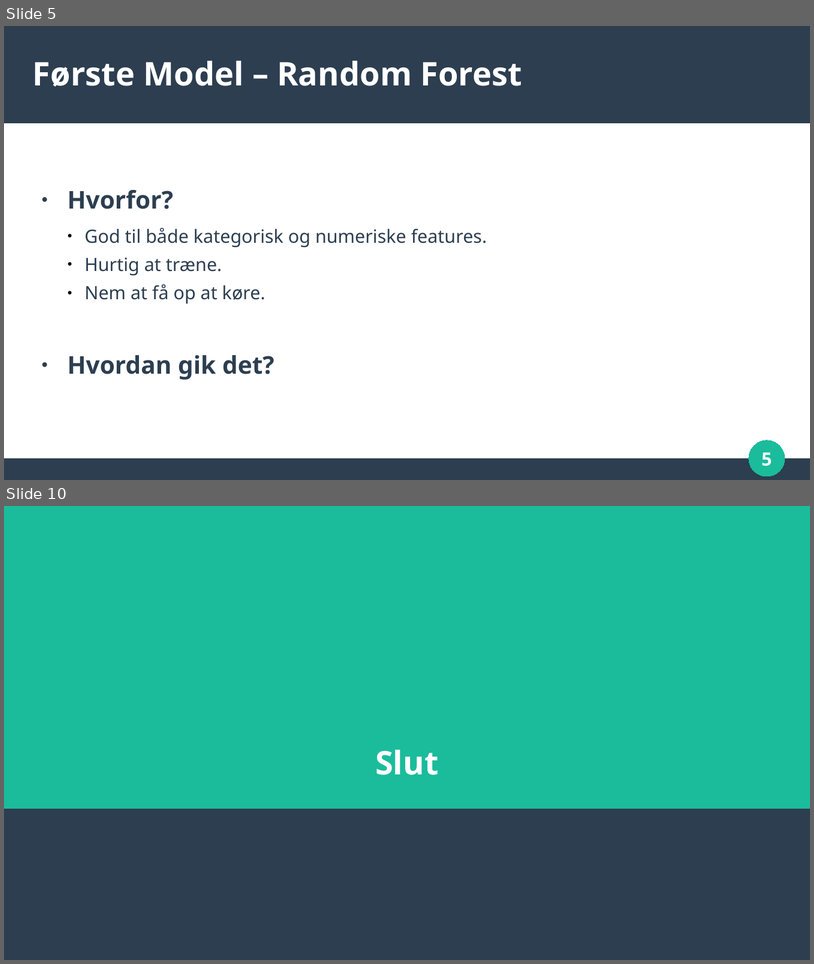
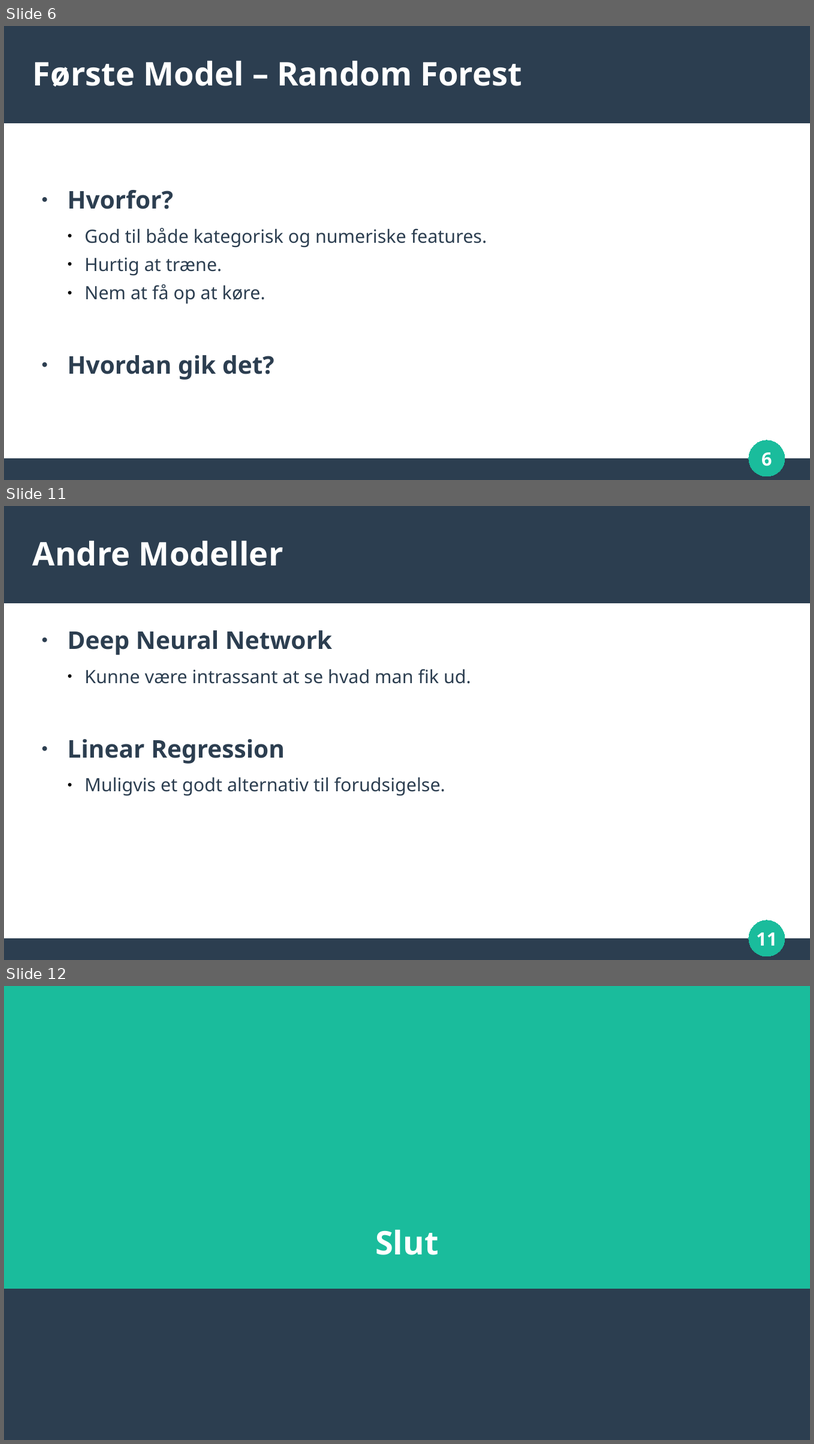
Before and after one commit to BastianAsmussen/H4_ML, a slide deck: projects/case/Presentation.odp. Shown one above the other, each under a label of ours: slides 5 and 10 before the commit, slides 6, 11 and 12 after it; the slides between them are not shown. The pictures are 814x964 and 814x1444 pixels, drawn with LibreOffice and Linux fonts; fonts in the diff are those of the drawing. Boxes give left, top, right and bottom in pixels: in the first picture for what was removed or moved away, otherwise in the second. Text is boxed around its words. In the diff, an @@ line names an element or a change of style, - is before the commit and + after.

```diff
--- a/projects/case/Presentation.odp
+++ b/projects/case/Presentation.odp
@@ slide 11 added at [4,506,810,960], background #FFFFFF; not listed: 3 template elements that a slide beside it also shows @@
@@ title added at [33,541,284,566], 32 pt, text #FFFFFF, bold @@
+Andre Modeller
@@ text added at [68,630,471,796], 18 pt, text #2C3E50 @@
+● Deep Neural Network
+    ● Kunne være intrassant at se hvad man fik ud.
+● Linear Regression
+    ● Muligvis et godt alternativ til forudsigelse.
@@ page number added at [756,932,777,945], 18 pt, text #FFFFFF, bold @@
+11
@@ what was slide 5 is now slide 6 @@
@@ page number at [762,452,772,466]: text changed @@
-5
+6
@@ what was slide 10 is now slide 12 @@
```
Also in this commit, not shown: 5 slides changed, 1 other slide added.
